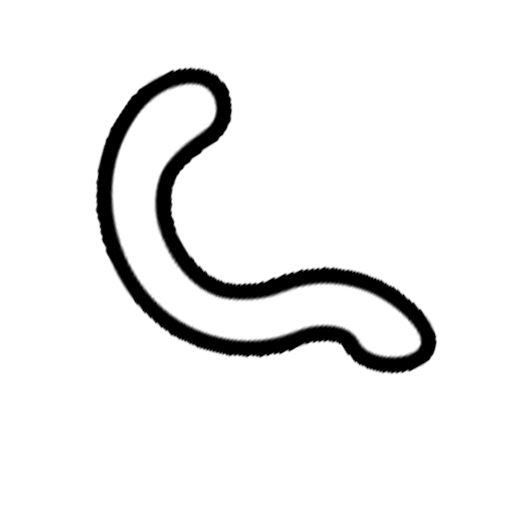
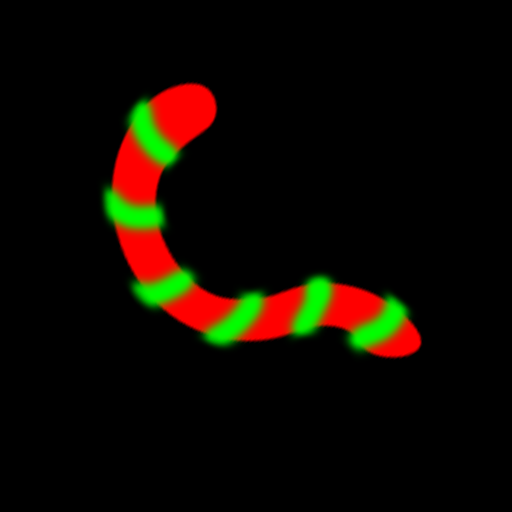
The second 512×512 image is a revision of the first. Changes to its layers:
"accent": blend multiply → normal over box(95, 87, 420, 363)
unmasked "fill" over box(0, 0, 512, 512)
added layer "bg copy" above "bg" over box(0, 0, 512, 512)